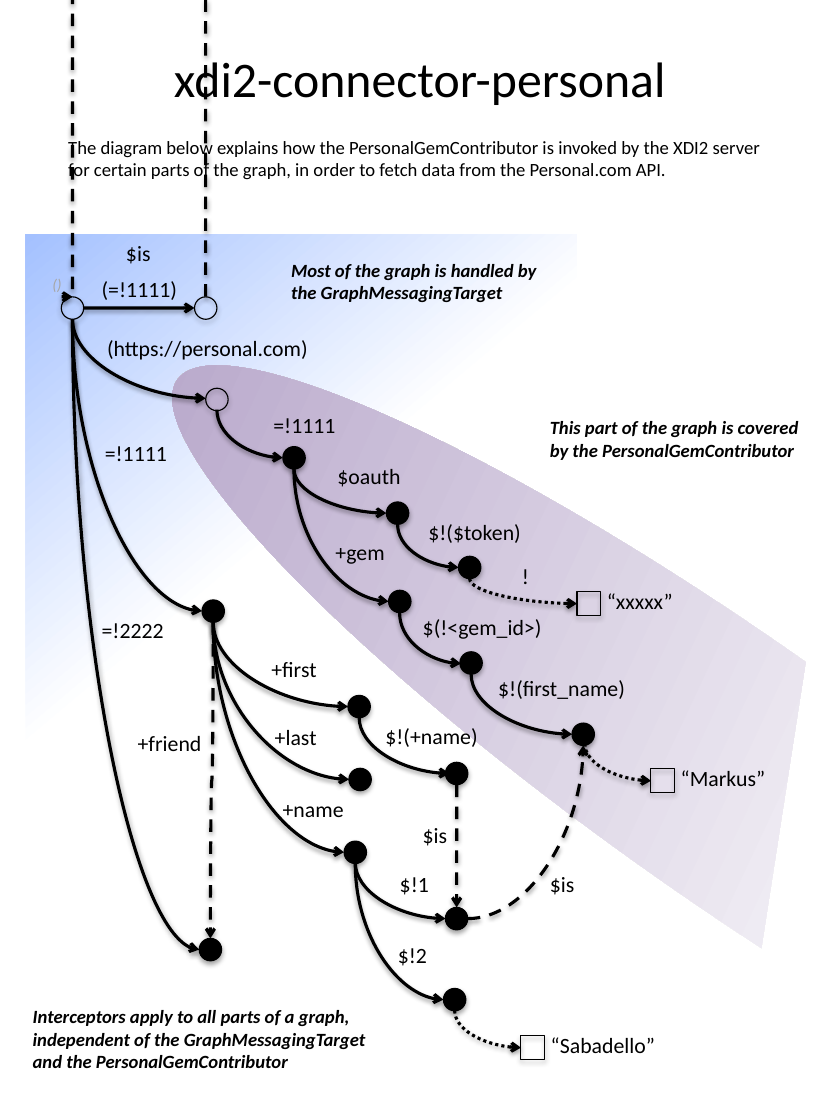
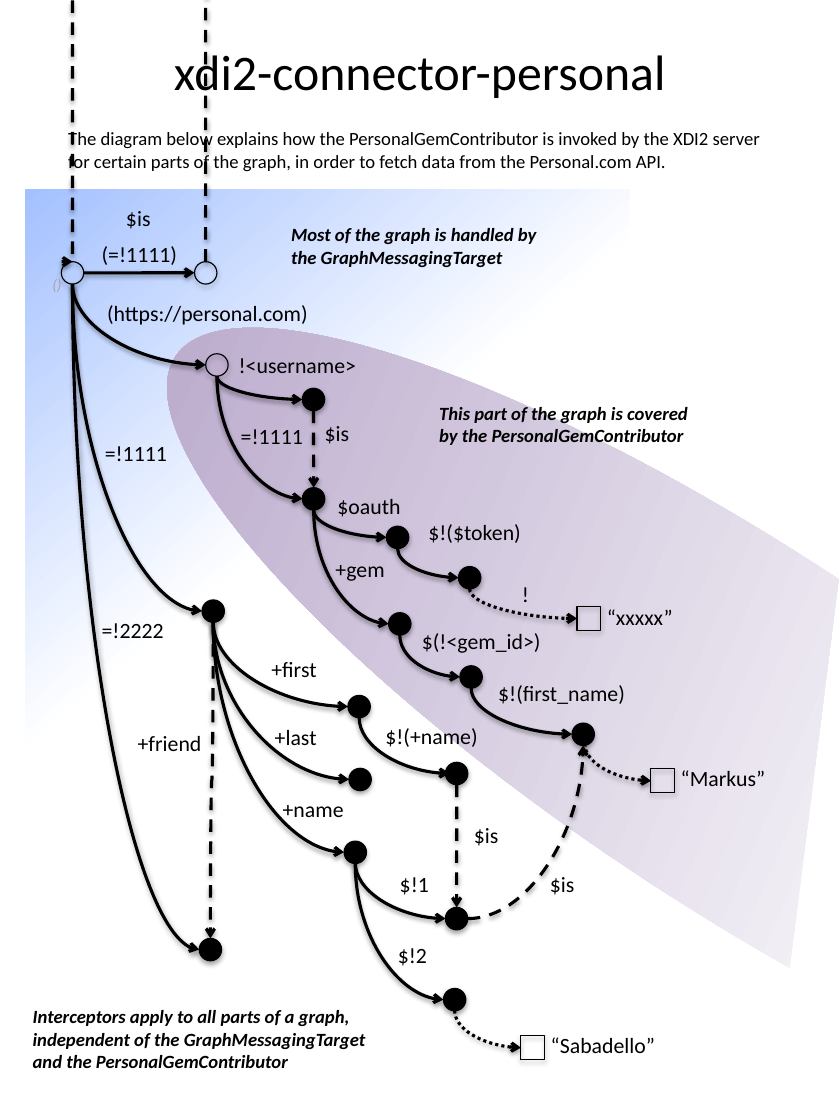
Before and after one commit to projectdanube/xdi2-connector-personal, a slide deck: slide 1 of resources/xdi2-connector-personal.pptx. Drawn at 840x1120 pixels with LibreOffice and Linux fonts; fonts in the diff are those of the drawing. Boxes give left, top, right and bottom in pixels: in the first picture for what was removed or moved away, otherwise in the second. Text is boxed around its words. In the diff, an @@ line names an element or a change of style, - is before the commit and + after.

Commit message:
adding sequence diagrams

```diff
--- a/resources/xdi2-connector-personal.pptx
+++ b/resources/xdi2-connector-personal.pptx
@@ title "xdi2-connector-personal" moved from (x1=174, y1=56, x2=666, y2=105) to (x1=174, y1=52, x2=666, y2=102) @@
@@ text "The diagram below explains how ..." moved from (x1=68, y1=138, x2=760, y2=182) to (x1=68, y1=130, x2=760, y2=173) @@
@@ rectangle resized from (x1=26, y1=234, x2=577, y2=785) to (x1=26, y1=190, x2=629, y2=793) @@
@@ chord (boxed as its full ellipse) at (x1=77, y1=207, x2=840, y2=1120): rotation 35 to 33 degrees @@
@@ 4 texts, 3 ellipses, 3 curved arrows moved together from (x1=62, y1=246, x2=537, y2=411) to (x1=62, y1=211, x2=537, y2=376) @@
@@ curved arrow moved from (73, 319) - (199, 950) to (73, 284) - (199, 950) @@
@@ curved arrow moved from (73, 319) - (202, 612) to (73, 284) - (202, 612) @@
@@ text added at (x1=239, y1=358, x2=356, y2=373), 14 pt, text #000000 @@
+!<username>
@@ curved arrow moved from (217, 410) - (283, 458) to (217, 376) - (302, 498) @@
@@ curved arrow added from (217, 376) to (302, 400), #000000 2 pt @@
@@ ellipse added at (x1=302, y1=389, x2=325, y2=411), fill #000000, outline #000000 0.75 pt @@
@@ text "=!1111" moved from (x1=273, y1=418, x2=335, y2=433) to (x1=241, y1=429, x2=303, y2=444) @@
@@ curved arrow added from (314, 411) to (314, 487), #000000 2 pt dashed @@
@@ text "This part of the graph ..." rewrapped from (x1=550, y1=421, x2=799, y2=460) to (x1=439, y1=405, x2=688, y2=448) @@
@@ text added at (x1=325, y1=426, x2=350, y2=444), 14 pt, text #000000 @@
+$is
@@ ellipse moved from (x1=283, y1=447, x2=306, y2=469) to (x1=302, y1=487, x2=325, y2=510) @@
@@ text "$oauth" moved from (x1=337, y1=469, x2=400, y2=487) to (x1=337, y1=499, x2=400, y2=517) @@
@@ curved arrow moved from (295, 469) - (389, 601) to (314, 510) - (389, 624) @@
@@ curved arrow moved from (295, 469) - (386, 513) to (314, 510) - (386, 538) @@
@@ ellipse moved from (x1=386, y1=502, x2=409, y2=524) to (x1=386, y1=526, x2=409, y2=549) @@
@@ text "+gem" moved from (x1=335, y1=548, x2=384, y2=564) to (x1=335, y1=565, x2=384, y2=581) @@
@@ curved arrow moved from (398, 524) - (458, 568) to (398, 549) - (458, 578) @@
@@ ellipse moved from (x1=458, y1=557, x2=480, y2=579) to (x1=458, y1=567, x2=480, y2=589) @@
@@ curved arrow moved from (469, 579) - (577, 604) to (469, 589) - (577, 618) @@
@@ text "!" moved from (x1=511, y1=558, x2=541, y2=596) to (x1=511, y1=576, x2=541, y2=614) @@
@@ ellipse moved from (x1=389, y1=590, x2=411, y2=613) to (x1=389, y1=613, x2=411, y2=635) @@
@@ 2 texts, 1 ellipse, 1 rectangle moved together from (x1=423, y1=591, x2=673, y2=674) to (x1=422, y1=607, x2=673, y2=688) @@
@@ curved arrow moved from (400, 613) - (461, 664) to (400, 635) - (460, 676) @@
@@ curved arrow moved from (472, 674) - (572, 735) to (472, 688) - (572, 735) @@
@@ text "$!(first_name)" moved from (x1=498, y1=680, x2=625, y2=699) to (x1=498, y1=685, x2=625, y2=704) @@
@@ text "$is" moved from (x1=423, y1=828, x2=448, y2=846) to (x1=474, y1=828, x2=499, y2=846) @@
```
Also in this commit, not shown: 4 other files.
